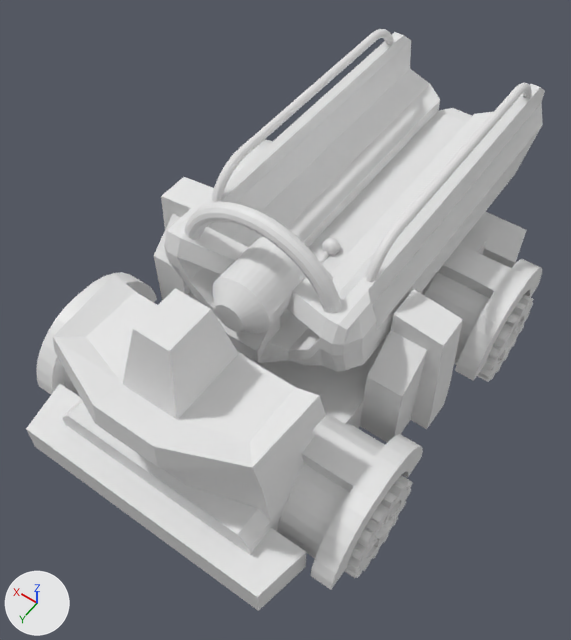
An edit to the Blender file Objects3D/lz4.blend, drawn before and after from the same camera.
One viewpoint serves both versions: a 50 mm lens placed at (-30.5, 47.0, 79.6), pointed at (0.9, 3.1, 10.5). Every picture has the same lights, and +X, +Y and +Z are marked at lower left. Materials are left out; every surface is plain grey.

Before the edit, the objects in view are built like this:
```python
me_cube_001 = bpy.data.meshes.new('Cube.001')
me_cube_001.from_pydata(...)  # 1092 vertices, 1024 faces, 2 loose edges; spans x -11.5..11.5, y -23.2..25.3, z -0.7..18.7
me_cube_001.materials.append(mat_material_001)
me_cylinder = bpy.data.meshes.new('Cylinder')
me_cylinder.from_pydata(...)  # 513 vertices, 513 faces; spans x -6.5..6.5, y -23.9..19.1, z -3.6..6.1
me_cylinder_014 = bpy.data.meshes.new('Cylinder.014')
me_cylinder_014.from_pydata(...)  # 208 vertices, 178 faces; spans x -5.0..10.0, y -8.4..8.8, z -8.7..8.4
me_cylinder_014.materials.append(mat_tkt3rueda_png)
ob_cohete = bpy.data.objects.new('cohete', me_cylinder)
ob_cohete.parent = ob_lanzadera
ob_cohete.matrix_parent_inverse = Matrix(((1.0, 0.0, 0.0, 0.0), (0.0, 1.0, 0.0, 10.98), (0.0, 0.0, 1.0, -12.61), (0.0, 0.0, 0.0, 1.0)))
ob_cohete.location = (0.0, -14.75, 21.31)
ob_cohete.hide_viewport = True
ob_lanzadera = bpy.data.objects.new('lanzadera', me_cube_001)
ob_lanzadera.parent = ob_rootlanzadera
ob_lanzadera.matrix_parent_inverse = Matrix(((1.0, 0.0, 0.0, 0.0), (0.0, 1.0, 0.0, -1.298), (0.0, 0.0, 1.0, -19.21), (0.0, 0.0, 0.0, 1.0)))
ob_lanzadera.location = (0.0, -12.07, 12.61)
ob_rueda1i = bpy.data.objects.new('rueda1i', me_cylinder_014)
ob_rueda1i.parent = ob_chasis
ob_rueda1i.matrix_parent_inverse = Matrix(((1.0, 0.0, 0.0, -0.0577), (0.0, 1.0, 0.0, -2.16), (0.0, 0.0, 1.0, -8.902), (0.0, 0.0, 0.0, 1.0)))
ob_rueda1i.location = (-17.96, -13.09, 5.374)
ob_rueda1i.scale = (0.393, 0.64, 0.64)
# also in view: 'chasis' at (0.1, 1.4, 14.6); 'rueda2i' at (-17.0, 15.5, 5.3)
```
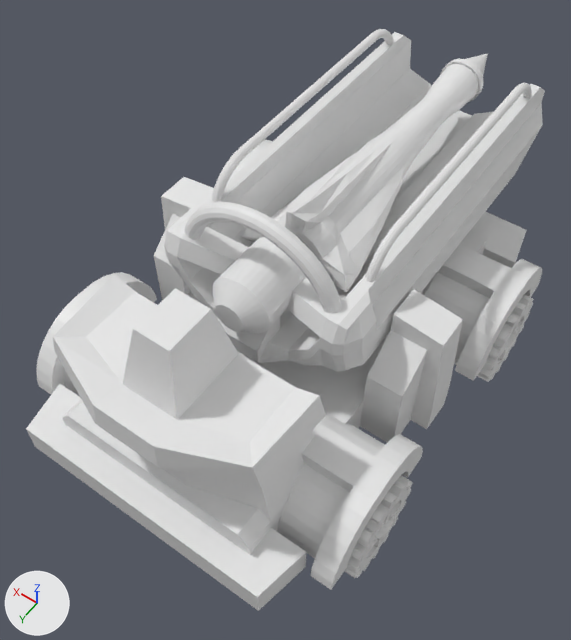
What the commit changed:
Object 'cohete' (ob_cohete) is now shown.

Pixel boxes [x1, y1, x2, y2] of what changed, in the pictures (571 x 640 px):
'cohete', shown: after [240, 53, 488, 293]
